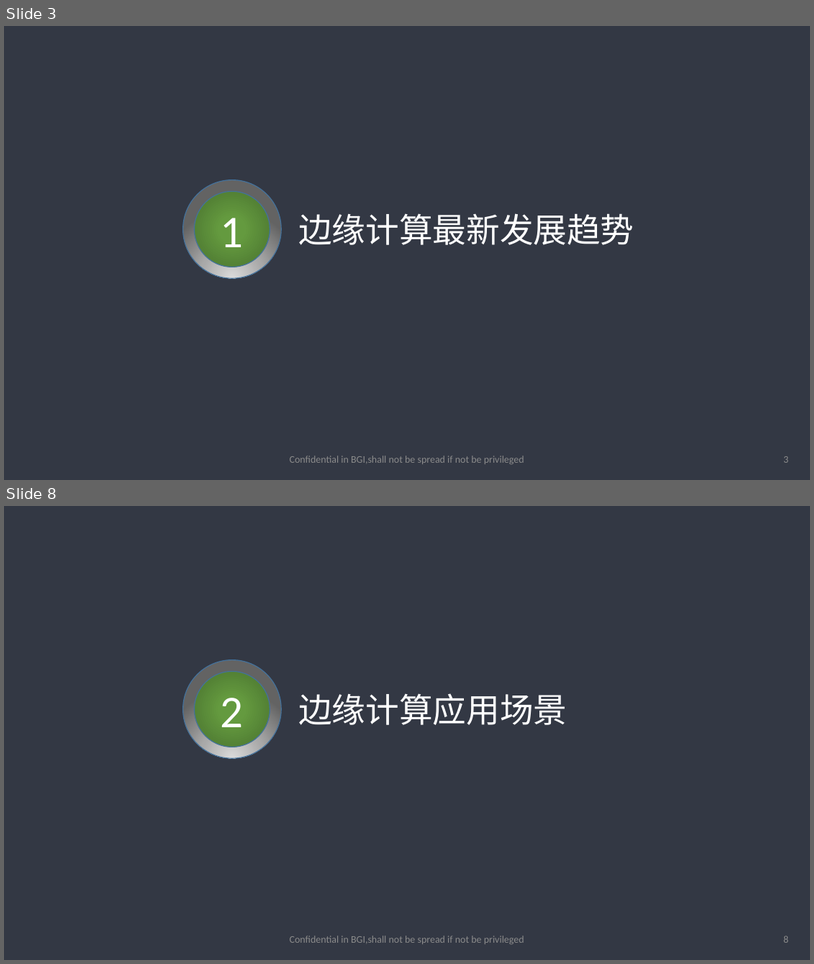
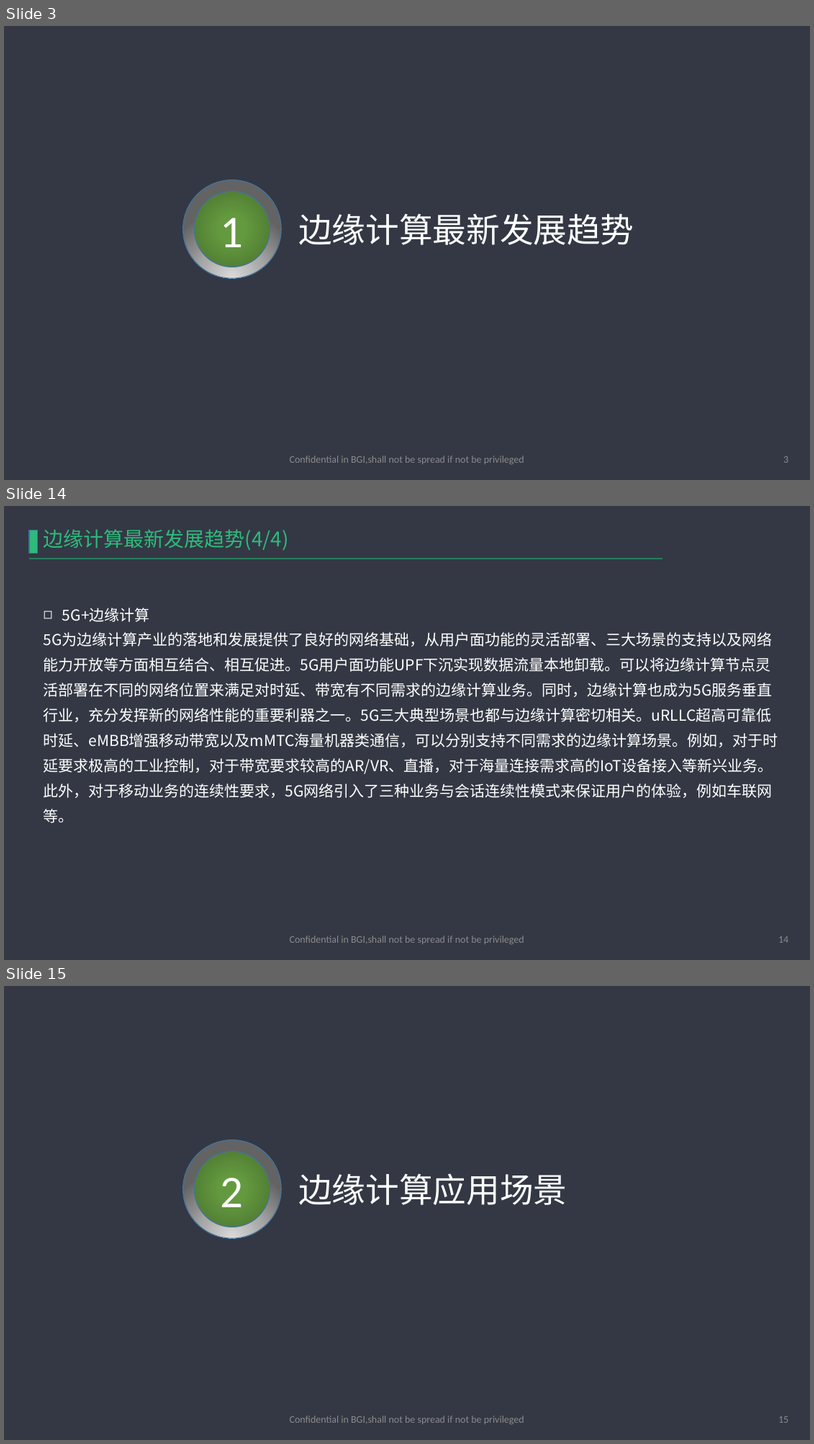
Before and after one commit to haobolicpp/EdgeComputing, a slide deck: 边缘计算.pptx. Shown one above the other, each under a label of ours: slides 3 and 8 before the commit, slides 3, 14 and 15 after it; the slides between them are not shown. The pictures are 814x964 and 814x1444 pixels, drawn with LibreOffice and Linux fonts; fonts in the diff are those of the drawing; background and template pictures are left out. Boxes give left, top, right and bottom in pixels: in the first picture for what was removed or moved away, otherwise in the second. Text is boxed around its words. In the diff, an @@ line names an element or a change of style, - is before the commit and + after.

```diff
--- a/边缘计算.pptx
+++ b/边缘计算.pptx
@@ slide 14 added at (x1=4, y1=506, x2=810, y2=960), background #333844 @@
@@ rectangle added at (x1=29, y1=530, x2=38, y2=553), fill #2EBA7C, outline #43739E 1 pt @@
@@ text added at (x1=44, y1=529, x2=289, y2=550), 24 pt, text #2EBA7C @@
+边缘计算最新发展趋势(4/4)
@@ line added from (29, 559) to (664, 559), #2A7C60 1.5 pt @@
@@ text added at (x1=44, y1=608, x2=779, y2=798), 18 pt, text #FFFFFF @@
+◻ 5G+边缘计算
+5G为边缘计算产业的落地和发展提供了良好的网络基础，从用户面功能的灵活部署、三大场景的支持以及网络能力开放等方面相互结合、相互促进。5G用户面功能UPF下沉实现数据流量本地卸载。可以将边缘计算节点灵活部署在不同的网络位置来满足对时延、带宽有不同需求的边缘计算业务。同时，边缘计算也成为5G服务垂直行业，充分发挥新的网络性能的重要利器之一。5G三大典型场景也都与边缘计算密切相关。uRLLC超高可靠低时延、eMBB增强移动带宽以及mMTC海量机器类通信，可以分别支持不同需求的边缘计算场景。例如，对于时延要求极高的工业控制，对于带宽要求较高的AR/VR、直播，对于海量连接需求高的IoT设备接入等新兴业务。此外，对于移动业务的连续性要求，5G网络引入了三种业务与会话连续性模式来保证用户的体验，例如车联网等。
@@ text added at (x1=290, y1=935, x2=525, y2=944), 12 pt, text #8C8C8C @@
+Confidential in BGI,shall not be spread if not be privileged
@@ page number added at (x1=779, y1=936, x2=789, y2=942), 12 pt, text #8C8C8C @@
+14
@@ what was slide 8 is now slide 15 @@
@@ page number at (x1=779, y1=1416, x2=789, y2=1422): text changed @@
-8
+15
```
Also in this commit, not shown: 7 slides changed, 9 other slides added, 3 other files.
